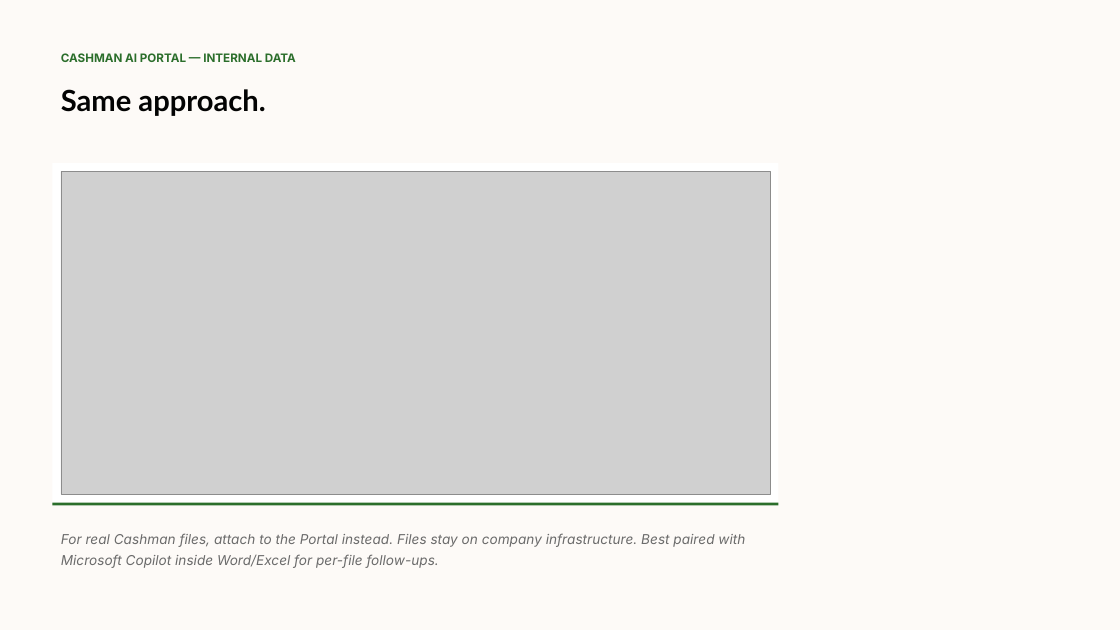
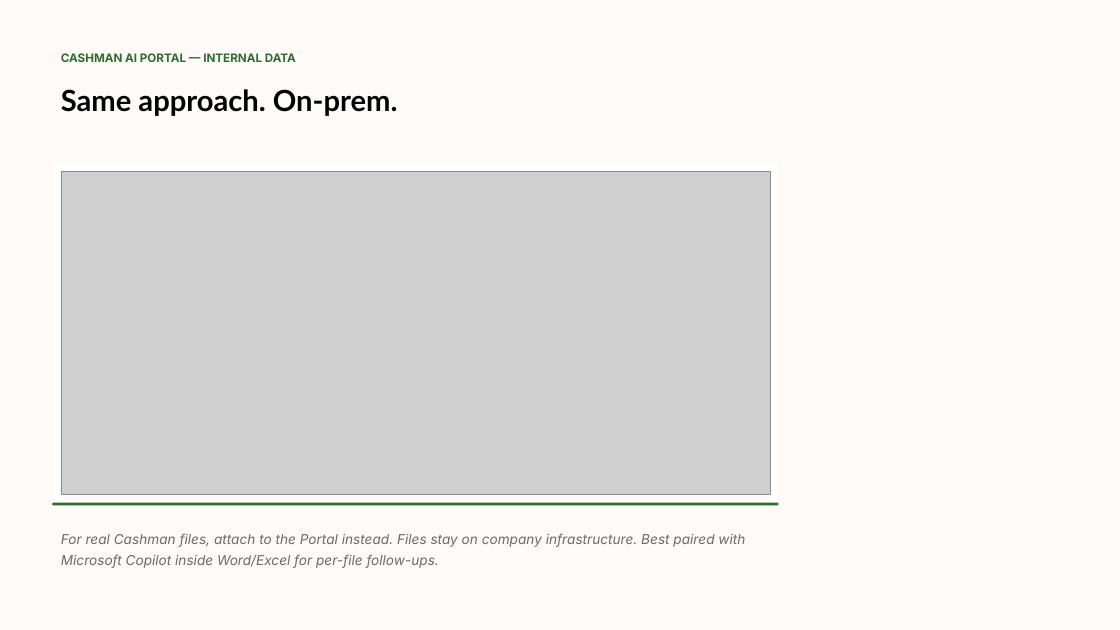
Before and after one commit to psun-jaycashman/cashman-ai-training, a slide deck: slide 4 of docs/video-scripts/slides/pptx/module-4/lesson-4-3-data-cleanup.pptx. Drawn at 1120x630 pixels with LibreOffice and Linux fonts; fonts in the diff are those of the drawing; grey boxes stand for pictures. Boxes give left, top, right and bottom in pixels: in the first picture for what was removed or moved away, otherwise in the second. Text is boxed around its words. In the diff, an @@ line names an element or a change of style, - is before the commit and + after.

```diff
--- a/docs/video-scripts/slides/pptx/module-4/lesson-4-3-data-cleanup.pptx
+++ b/docs/video-scripts/slides/pptx/module-4/lesson-4-3-data-cleanup.pptx
@@ text at [61, 89, 398, 116]: text changed @@
-Same approach.
+Same approach. On-prem.
```
Also in this commit, not shown: 3 other slides changed, 1 slide added, 39 other files.
